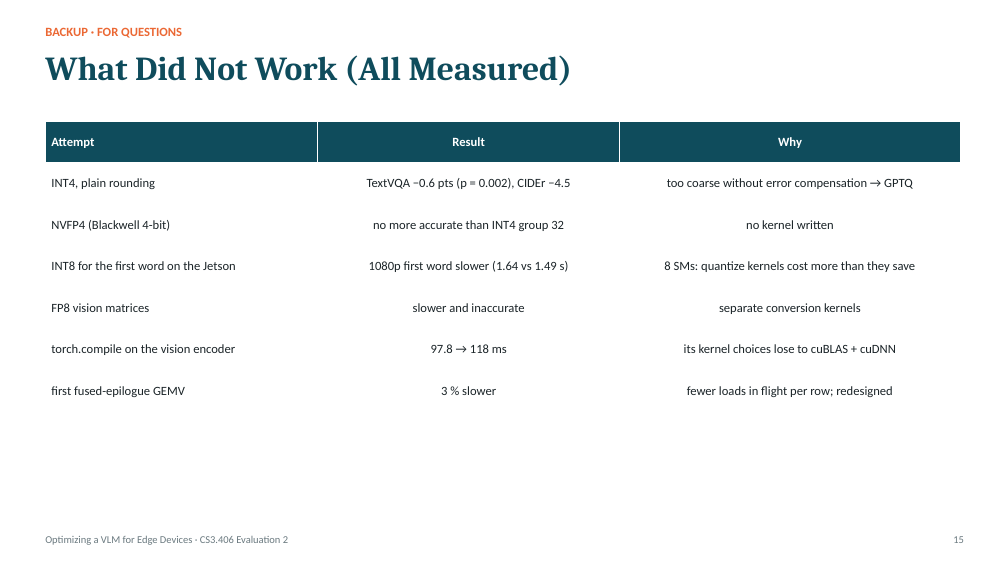
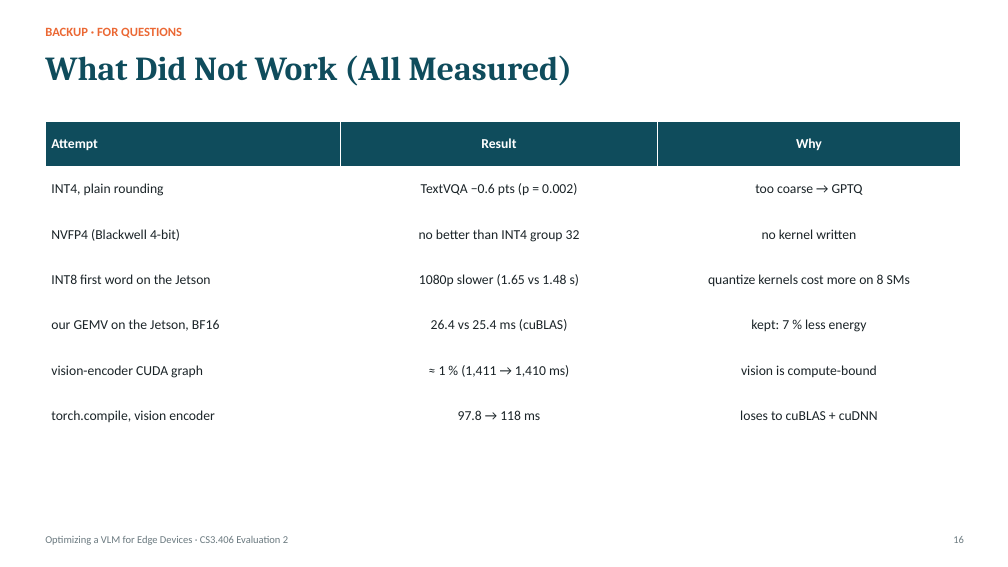
Before and after one commit to jainilbavishi24/LFM2.5-VL-Optimization, a slide deck: slide 16 of presentations/eval2/PAA_Eval2_Working_Prototype.pptx (slide 15 before the commit). Drawn at 1008x567 pixels with LibreOffice and Linux fonts; fonts in the diff are those of the drawing. Boxes give left, top, right and bottom in pixels: in the first picture for what was removed or moved away, otherwise in the second. Text is boxed around its words. In the diff, an @@ line names an element or a change of style, - is before the commit and + after.

Commit message:
deck: rework for readability, jetson results, one quant table

```diff
--- a/presentations/eval2/PAA_Eval2_Working_Prototype.pptx
+++ b/presentations/eval2/PAA_Eval2_Working_Prototype.pptx
@@ table at [45,121,960,439] @@
-row 2, column 2: TextVQA −0.6 pts (p = 0.002), CIDEr −4.5
+row 2, column 2: TextVQA −0.6 pts (p = 0.002)
-row 2, column 3: too coarse without error compensation → GPTQ
+row 2, column 3: too coarse → GPTQ
-row 3, column 2: no more accurate than INT4 group 32
+row 3, column 2: no better than INT4 group 32
-row 4: INT8 for the first word on the Jetson | 1080p first word slower (1.64 vs 1.49 s) | 8 SMs: quantize kernels cost more than they save
+row 4: INT8 first word on the Jetson | 1080p slower (1.65 vs 1.48 s) | quantize kernels cost more on 8 SMs
-row 5: FP8 vision matrices | slower and inaccurate | separate conversion kernels
+row 5: our GEMV on the Jetson, BF16 | 26.4 vs 25.4 ms (cuBLAS) | kept: 7 % less energy
-row 6: torch.compile on the vision encoder | 97.8 → 118 ms | its kernel choices lose to cuBLAS + cuDNN
+row 6: vision-encoder CUDA graph | ≈ 1 % (1,411 → 1,410 ms) | vision is compute-bound
-row 7: first fused-epilogue GEMV | 3 % slower | fewer loads in flight per row; redesigned
+row 7: torch.compile, vision encoder | 97.8 → 118 ms | loses to cuBLAS + cuDNN
@@ size 12 to 13 pt in "Attempt", "Result", "Why", "INT4, plain rounding" and 2 more places @@
@@ text at [953,536,964,543]: text changed @@
-15
+16
```
Also in this commit, not shown: 12 other slides changed, 3 slides added, 2 slides removed, 2 other files.
